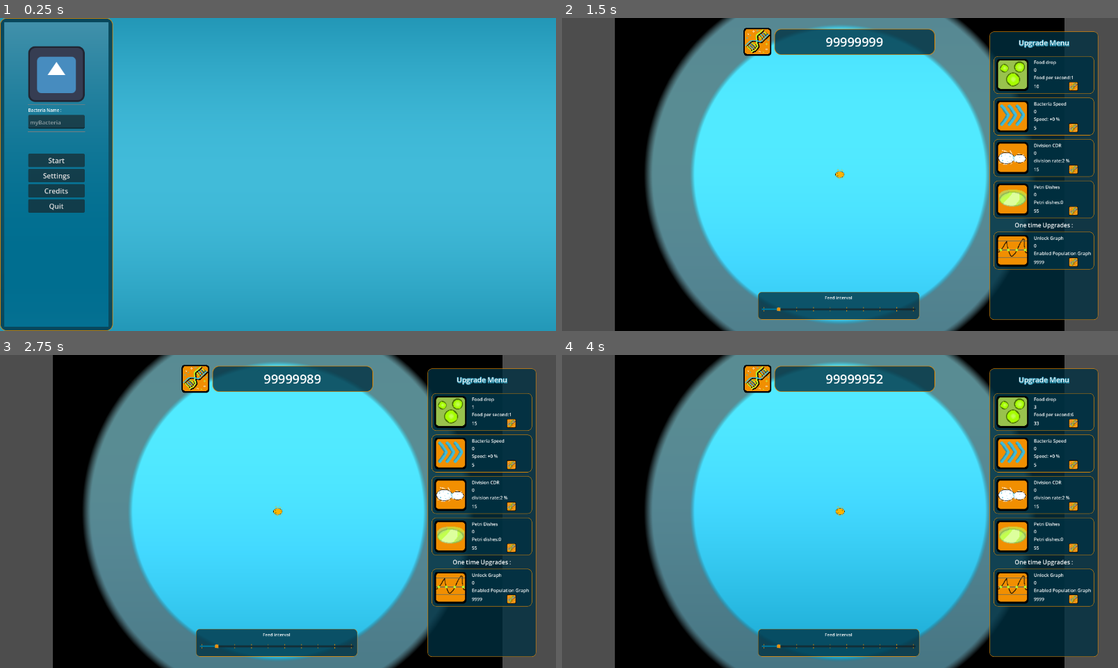
Above: before the commit, frames 1-4 (two rows, left to right).
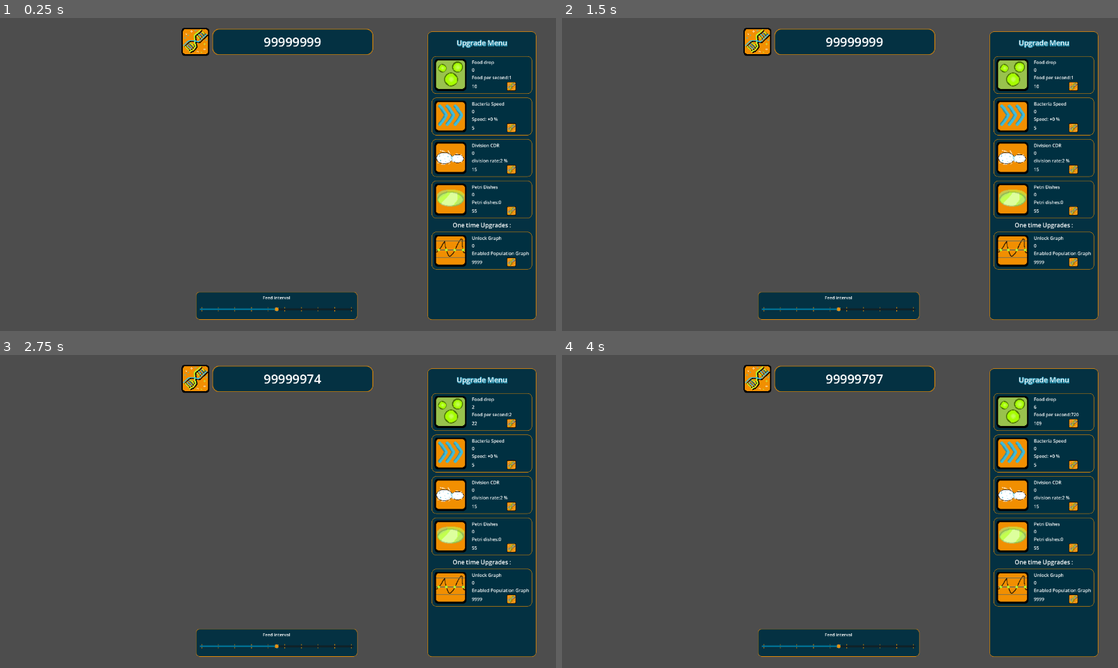
Above: after the commit, the same moments.

Repository: MisterIXI/chili-code-jam-4
Game: Godot game, scene res://entities/ui/game_ui.tscn
Same seed, same stepped clock (60 frames per second), same inputs: the game is played once before the commit and once after it. The project has no main scene, so this scene is started directly. The engine's default icon, where the game draws it, is replaced by a stand-in: a white triangle on a blue panel in a dark square.
Inputs (mouse positions are in pixels of both pictures, inside the frame that each line leads up to):
- Up to frame 1 (0.25 s): no input
- Up to frame 2 (1.5 s): click (617, 158) at 0.5 s, where only the run before the commit has a clickable "Start"; click (617, 158) at 1.25 s, where only the run before the commit has a clickable "Start"
- Up to frame 3 (2.75 s): tap Enter at 2 s; move the mouse to (294, 380) at 2.02 s; hold D (move_right) from 2.03 s (still down); tap 1 (hotkey_1) at 2.1 s; click (294, 380) at 2.17 s
- Up to frame 4 (4 s): tap Space at 2.75 s; move the mouse to (728, 527) at 2.77 s; release D (move_right) at 2.78 s; hold Down (move_backward) 2.78-3.53 s; tap 1 (hotkey_1) at 2.85, 3.6 s; tap Enter at 3.5 s; move the mouse to (895, 442) at 3.52 s; hold D (move_right) from 3.53 s (still down)

The runs differ from the first frame. In frame 1, 99% of the frame differs, in the area x 0-100%, y 0-100%; in frame 2, 66%; in frame 3, 67%; in frame 4, 67%.

Commit message:
food_manager_update

Diff:
--- a/autoload/food_manager.gd
+++ b/autoload/food_manager.gd
@@ -6,7 +6,7 @@
 var stat_food_cycles : int  = 0
 var offset : Vector2 = Vector2( 50,50)
 #privates
-const FOOD_MULT: int = 3
+const FOOD_MULT: int = 1
 @onready var timer : Timer = $Timer
 var food_cd: float = 0.5
 var food_per_sec: float = 10
@@ -15,19 +15,22 @@
 	return timer.wait_time * FOOD_MULT
 
 func _ready() -> void:
-	# timer.timeout.connect(_on_timer_timeout)
+	timer.timeout.connect(_on_timer_timeout)
 
 	GameUi.food_slider_changed.connect(_on_food_interval_change)
-	GameUi._food_slider.min_value = 0
-	GameUi._food_slider.max_value = 100
-	GameUi._food_slider.value = 10
+	GameUi._food_slider.min_value = 01
+	GameUi._food_slider.max_value = 10
+	GameUi._food_slider.value = 5
+	GameUi._food_slider.step = 1
 
 func _on_timer_timeout() ->void:
+
 	next_cycle()
 
 func next_cycle() ->void:
 	# get camera
-	for x in range(FOOD_MULT):
+	#OLD for x in range(FOOD_MULT):
+	for x in range(GameData.u_food_drop_max + FOOD_MULT):
 		spawn((Vector2.RIGHT * randf() * 850).rotated(randf() * PI * 2))
 	# stat up
 	stat_food_cycles += 1
--- a/autoload/sound_manager.tscn
+++ b/autoload/sound_manager.tscn
@@ -35,6 +35,7 @@
 [node name="music_player" type="AudioStreamPlayer" parent="." unique_id=1807199143]
 stream = SubResource("AudioStreamRandomizer_r8tf1")
 volume_db = -7.591
+autoplay = true
 bus = &"Music"
 
 [node name="music_menu" type="AudioStreamPlayer" parent="." unique_id=1100867764]
@@ -45,6 +46,7 @@
 [node name="Bacteria_division" type="AudioStreamPlayer" parent="." unique_id=1016651587]
 stream = SubResource("AudioStreamRandomizer_v161e")
 volume_db = -7.591
+max_polyphony = 30
 bus = &"Sound"
 
 [node name="UI_Click" type="AudioStreamPlayer" parent="." unique_id=1991532889]
--- a/entities/ui/game_ui.tscn
+++ b/entities/ui/game_ui.tscn
@@ -35,6 +35,7 @@
 script = ExtResource("1_7g2dv")
 
 [node name="Menu" type="Control" parent="." unique_id=1287745693]
+visible = false
 layout_mode = 3
 anchors_preset = 15
 anchor_right = 1.0
@@ -486,7 +487,6 @@
 one_shot = true
 
 [node name="HUD" type="Control" parent="." unique_id=35774597]
-visible = false
 layout_mode = 3
 anchors_preset = 15
 anchor_right = 1.0
